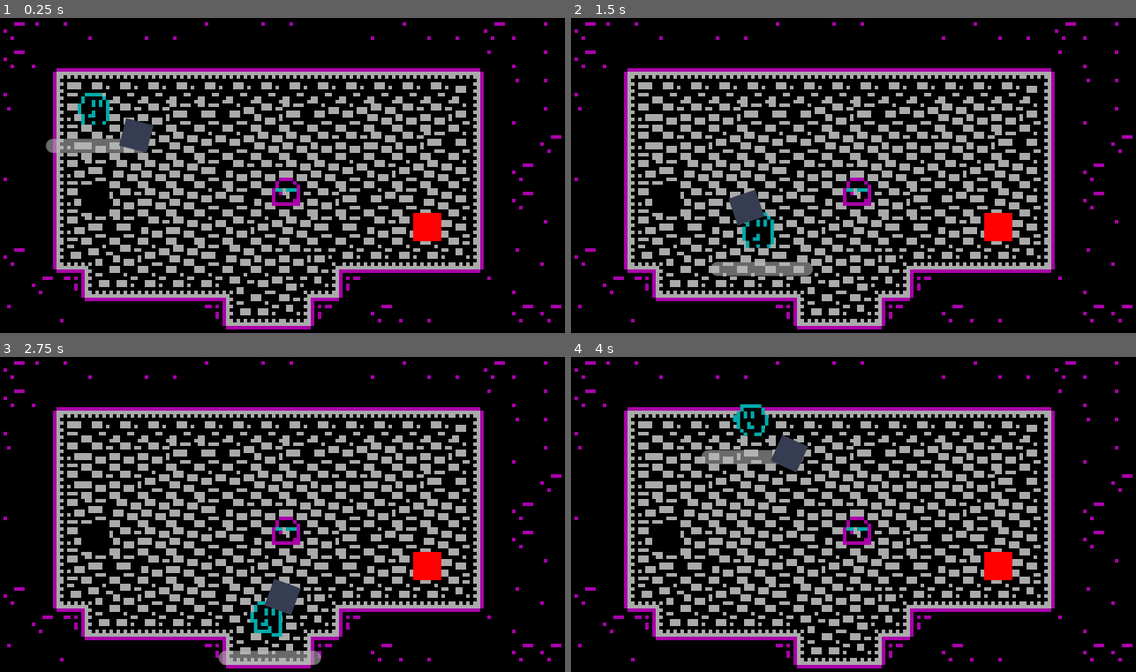
Above: before the commit, frames 1-4 (two rows, left to right).
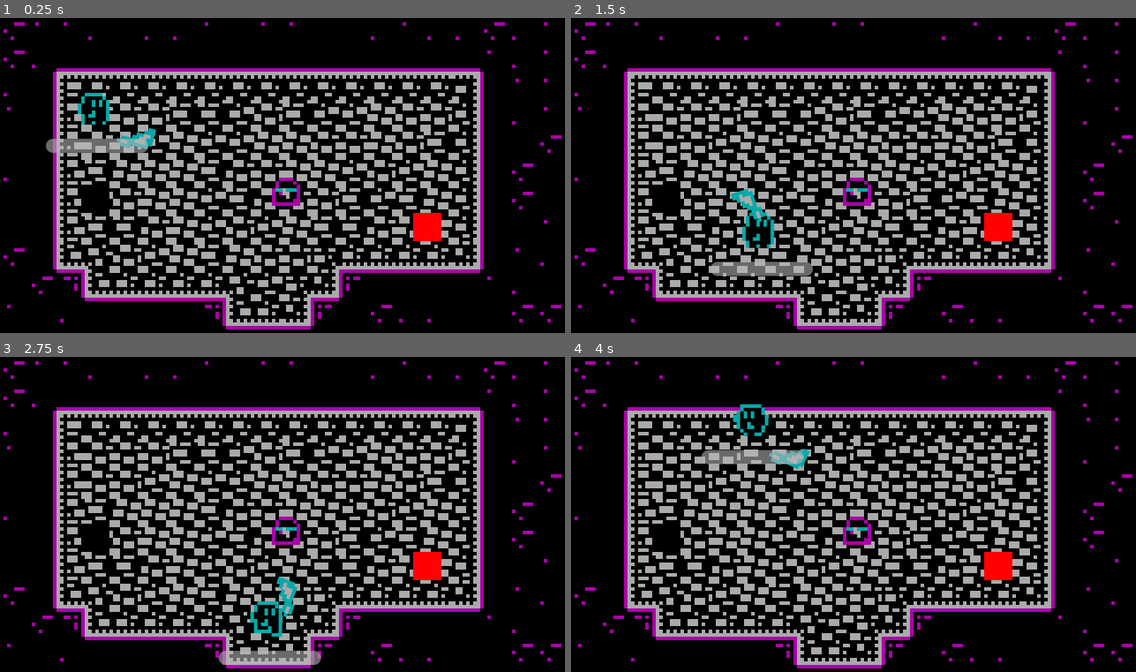
Above: after the commit, the same moments.

Repository: Renan-G-projec/DungeonWarrior
Game: Godot game, scene res://scenes/main.tscn
Same seed, same stepped clock (60 frames per second), same inputs: the game is played once before the commit and once after it. The engine's default icon, where the game draws it, is replaced by a stand-in: a white triangle on a blue panel in a dark square.
Inputs (mouse positions are in pixels of both pictures, inside the frame that each line leads up to):
- Up to frame 1 (0.25 s): no input
- Up to frame 2 (1.5 s): tap Enter at 0.5 s; move the mouse to (977, 159) at 0.52 s; hold D (walk_right) 0.53-1.28 s; click (977, 159) at 0.6 s; move the mouse to (740, 191) at 1.27 s; hold S (walk_down) from 1.28 s (still down); tap E (Interact) at 1.35 s
- Up to frame 3 (2.75 s): click (169, 530) at 1.55 s; move the mouse to (339, 442) at 2.02 s; release S (walk_down) at 2.03 s; hold D (walk_right) from 2.03 s (still down); click (339, 442) at 2.1 s
- Up to frame 4 (4 s): move the mouse to (825, 577) at 2.77 s; release D (walk_right) at 2.78 s; hold W (walk_up) 2.78-3.53 s; tap Shift (dash) at 2.85 s; click (825, 577) at 3.05 s; move the mouse to (1023, 561) at 3.52 s; hold A (walk_left) from 3.53 s (still down); tap Alt at 3.6 s; click (1023, 561) at 3.8 s

The runs differ from the first frame. In frame 1, 0.5% of the frame differs, in the area x 20-28%, y 31-43%; in frame 2, 0.5%; in frame 3, 0.5%, in the area x 46-54%, y 69-83%; in frame 4, 0.5%.

Commit message:
feat: Added Sword functionality. AMDG

Diff:
--- a/features/enemies/enemy_base.tscn
+++ b/features/enemies/enemy_base.tscn
@@ -13,6 +13,7 @@
 size = Vector2(10, 10)
 
 [node name="EnemyBase" type="CharacterBody2D" unique_id=651179315]
+y_sort_enabled = true
 collision_layer = 2
 collision_mask = 49
 script = ExtResource("1_b8rtt")
--- a/features/enemies/projectile.tscn
+++ b/features/enemies/projectile.tscn
@@ -7,6 +7,7 @@
 size = Vector2(114, 113)
 
 [node name="Projectile" type="CharacterBody2D" unique_id=1663309681]
+y_sort_enabled = true
 scale = Vector2(0.05, 0.05)
 collision_layer = 4
 collision_mask = 17
--- a/features/player/player.tscn
+++ b/features/player/player.tscn
@@ -8,7 +8,7 @@
 [ext_resource type="PackedScene" uid="uid://c5b6ojyuw0kgk" path="res://features/components/feel_component.tscn" id="6_kt1oa"]
 [ext_resource type="Script" uid="uid://cwiu5p468npnt" path="res://features/components/knockback.gd" id="6_y2cyt"]
 [ext_resource type="Script" uid="uid://c11kjlpyai1ha" path="res://features/components/pull.gd" id="8_kt1oa"]
-[ext_resource type="PackedScene" uid="uid://djyn2wiie4dlu" path="res://features/weapons/melee_weapon.tscn" id="9_k34i2"]
+[ext_resource type="PackedScene" uid="uid://dn87535agm6jo" path="res://features/weapons/weapons/sword.tscn" id="9_k34i2"]
 
 [sub_resource type="AtlasTexture" id="AtlasTexture_k34i2"]
 atlas = ExtResource("2_kt1oa")
@@ -125,9 +125,10 @@
 size = Vector2(8, 2)
 
 [node name="Player" type="CharacterBody2D" unique_id=2017001837 node_paths=PackedStringArray("weapon") groups=["player"]]
+y_sort_enabled = true
 collision_mask = 19
 script = ExtResource("1_fcb3x")
-weapon = NodePath("MeleeWeapon")
+weapon = NodePath("sword")
 
 [node name="Sprite2D" type="AnimatedSprite2D" parent="." unique_id=535856669]
 position = Vector2(0, -5)
@@ -163,6 +164,6 @@
 [node name="Pull" type="Node" parent="." unique_id=1180060364]
 script = ExtResource("8_kt1oa")
 
-[node name="MeleeWeapon" parent="." unique_id=767143745 instance=ExtResource("9_k34i2")]
+[node name="sword" parent="." unique_id=767143745 instance=ExtResource("9_k34i2")]
 
 [connection signal="took_damage" from="HealthComponent" to="." method="_on_health_component_took_damage"]
--- a/features/weapons/bullets/arrow/bullet_arrow.tscn
+++ b/features/weapons/bullets/arrow/bullet_arrow.tscn
@@ -14,5 +14,6 @@
 shape = SubResource("RectangleShape2D_3fqw6")
 
 [node name="Sprite2D" parent="." index="1" unique_id=19741843]
+y_sort_enabled = true
 scale = Vector2(1, 1)
 texture = ExtResource("2_ahr5o")
--- a/features/weapons/melee_weapon.gd
+++ b/features/weapons/melee_weapon.gd
@@ -13,8 +13,12 @@
 	_is_attacking = true
 
 	rotation_degrees -= animation_range
-	var _sprite_tween = create_tween()
+	var _sprite_tween := create_tween()
 	_sprite_tween.tween_property(self, "rotation_degrees", rotation_degrees + 2 * animation_range, animation_velocity).set_trans(Tween.TRANS_CUBIC).set_ease(Tween.EASE_IN_OUT)
+
+	var _scale_tween := create_tween()
+	_scale_tween.tween_property($Sprite2D, "scale", Vector2(0.4, 1.6), animation_velocity / 2).set_trans(Tween.TRANS_QUAD)
+	_scale_tween.tween_property($Sprite2D, "scale", Vector2.ONE, animation_velocity / 2).set_trans(Tween.TRANS_QUAD)
 
 	await _sprite_tween.finished
 	_is_attacking = false
--- a/features/weapons/melee_weapon.tscn
+++ b/features/weapons/melee_weapon.tscn
@@ -16,6 +16,7 @@
 region_rect = Rect2(10, 10, 8, 8)
 
 [node name="HitArea" type="Area2D" parent="." unique_id=943885503]
+y_sort_enabled = true
 collision_layer = 4
 collision_mask = 3
 
--- /dev/null
+++ b/features/weapons/weapons/sword.tscn
@@ -0,0 +1,14 @@
+[gd_scene format=3 uid="uid://dn87535agm6jo"]
+
+[ext_resource type="PackedScene" uid="uid://djyn2wiie4dlu" path="res://features/weapons/melee_weapon.tscn" id="1_1ccve"]
+[ext_resource type="Texture2D" uid="uid://df7vxwnckwvv6" path="res://features/weapons/weapons/sword.png" id="2_gei7s"]
+
+[node name="sword" unique_id=767143745 instance=ExtResource("1_1ccve")]
+
+[node name="Sprite2D" parent="." index="0" unique_id=1929118007]
+y_sort_enabled = true
+texture = ExtResource("2_gei7s")
+region_enabled = false
+
+[node name="CollisionShape2D" parent="HitArea" parent_id_path=PackedInt32Array(943885503) index="0" unique_id=1250292231]
+position = Vector2(12, 0)
Binary file added: features/weapons/weapons/sword.png
Not shown, added: features/weapons/weapons/sword.png.import
